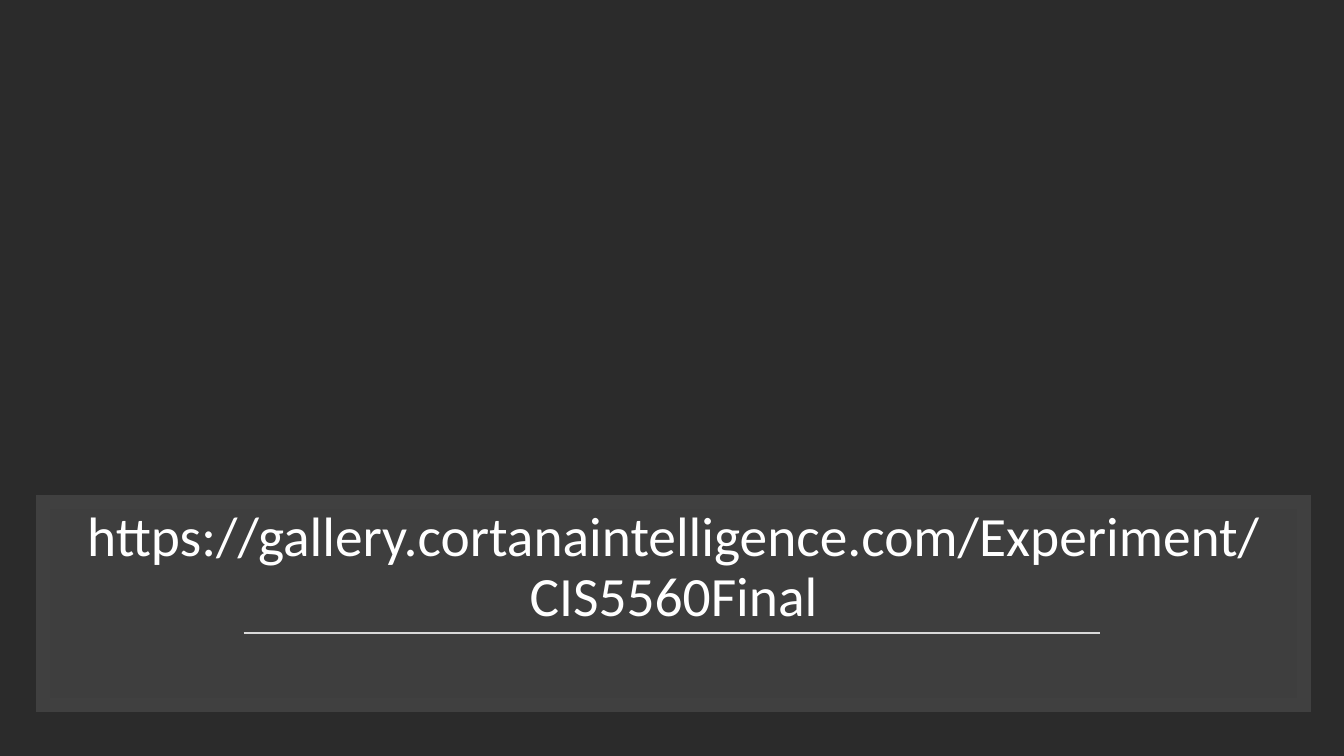
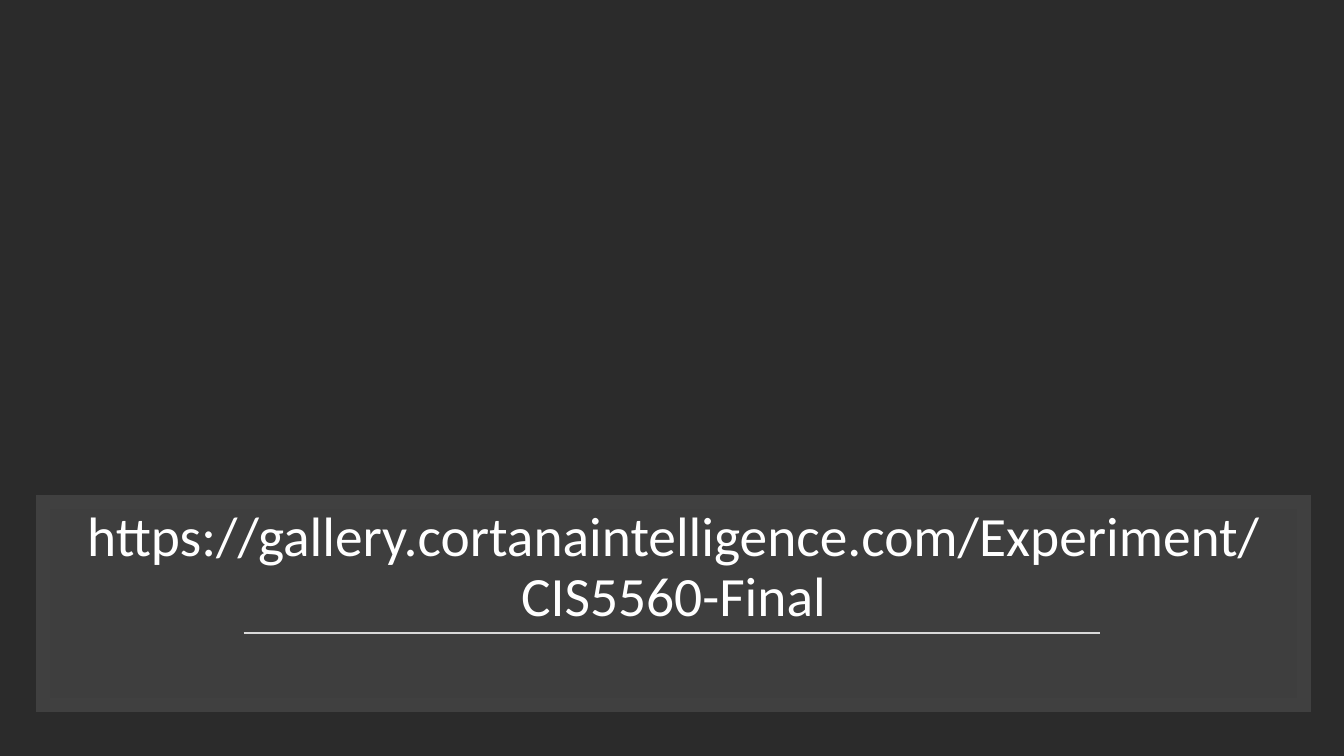
Before and after one commit to yashchks87/covid_19_nlp, a slide deck: slide 28 of CIS5560.pptx. Drawn at 1344x756 pixels with LibreOffice and Linux fonts; fonts in the diff are those of the drawing; background and template pictures are left out; a plain dark background stands for a picture behind light text. Boxes give left, top, right and bottom in pixels: in the first picture for what was removed or moved away, otherwise in the second. Text is boxed around its words. In the diff, an @@ line names an element or a change of style, - is before the commit and + after.

Commit message:
Data added.

```diff
--- a/CIS5560.pptx
+++ b/CIS5560.pptx
@@ title at (87,517,1259,617): text changed @@
-https://gallery.cortanaintelligence.com/Experiment/CIS5560Final
+https://gallery.cortanaintelligence.com/Experiment/CIS5560-Final
```
